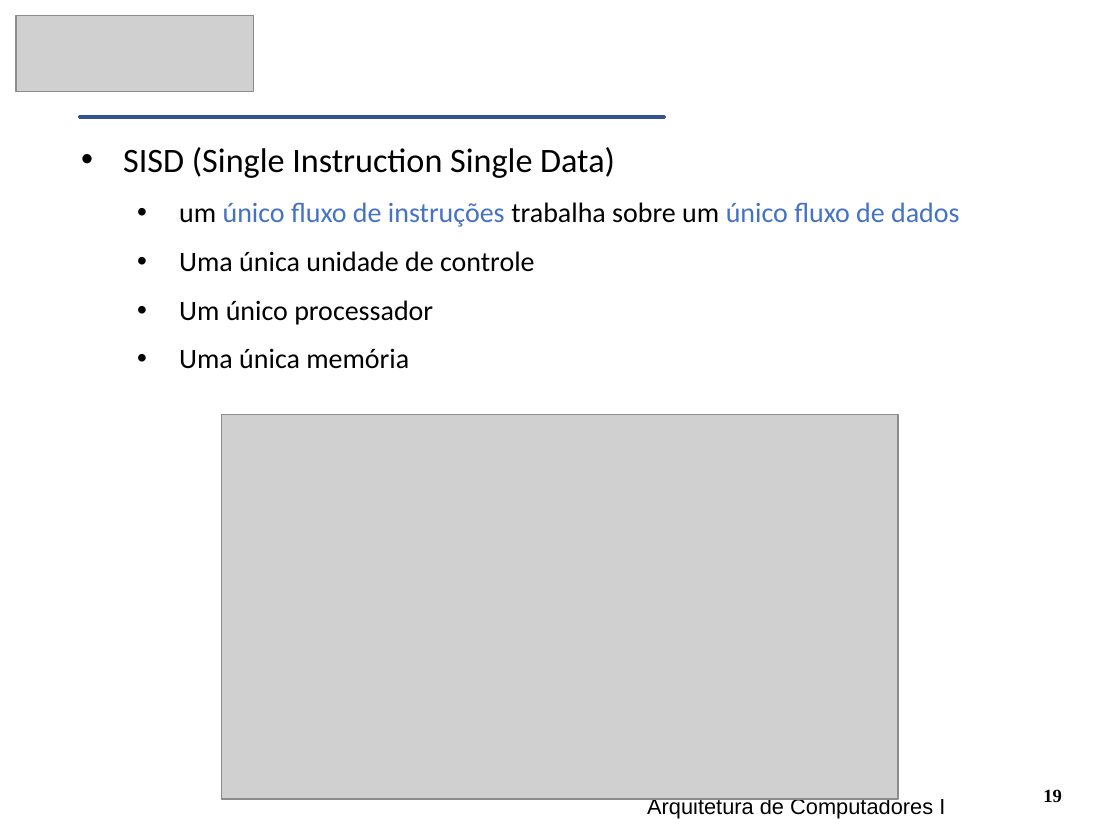
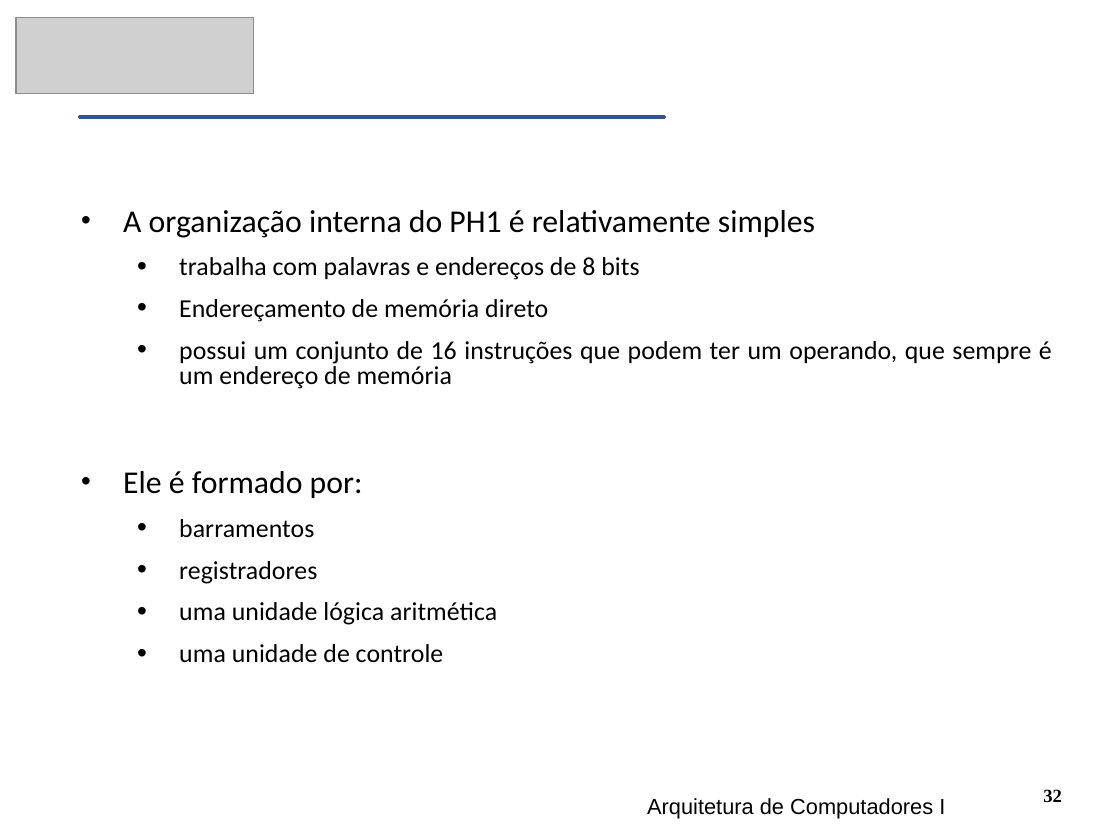
Before and after one commit to CloudEducationBrazil/WydenArquiteturaComputadores, a slide deck: slide 32 of 01 Classes/Aula10 - Arquitetura.pptx (slide 19 before the commit). Drawn at 1120x840 pixels with LibreOffice and Linux fonts; fonts in the diff are those of the drawing; grey boxes stand for pictures. Boxes give left, top, right and bottom in pixels: in the first picture for what was removed or moved away, otherwise in the second. Text is boxed around its words. In the diff, an @@ line names an element or a change of style, - is before the commit and + after.

```diff
--- a/01 Classes/Aula10 - Arquitetura.pptx
+++ b/01 Classes/Aula10 - Arquitetura.pptx
@@ text at (123,210,1052,663): text changed; size 18 to 16.6 pt @@
-• SISD (Single Instruction Single Data)
-  • um único fluxo de instruções trabalha sobre um único fluxo de dados
-  • Uma única unidade de controle
-  • Um único processador
-  • Uma única memória
+• A organização interna do PH1 é relativamente simples
+  • trabalha com palavras e endereços de 8 bits
+  • Endereçamento de memória direto
+  • possui um conjunto de 16 instruções que podem ter um operando, que sempre é um endereço de memória
+• Ele é formado por:
+  • barramentos
+  • registradores
+  • uma unidade lógica aritmética
+  • uma unidade de controle
@@ picture removed at (222,414,898,800) @@
@@ page number at (1043,789,1062,803): text changed @@
-19
+32
```
Also in this commit, not shown: 17 other slides changed, 44 slides added, 21 slides removed, 12 other files.
